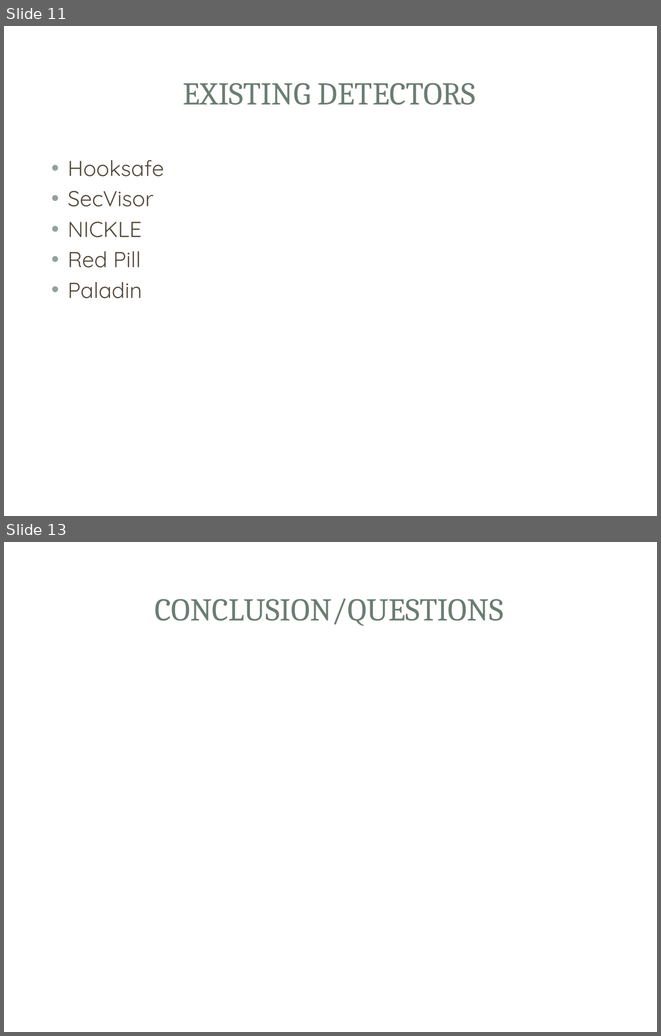
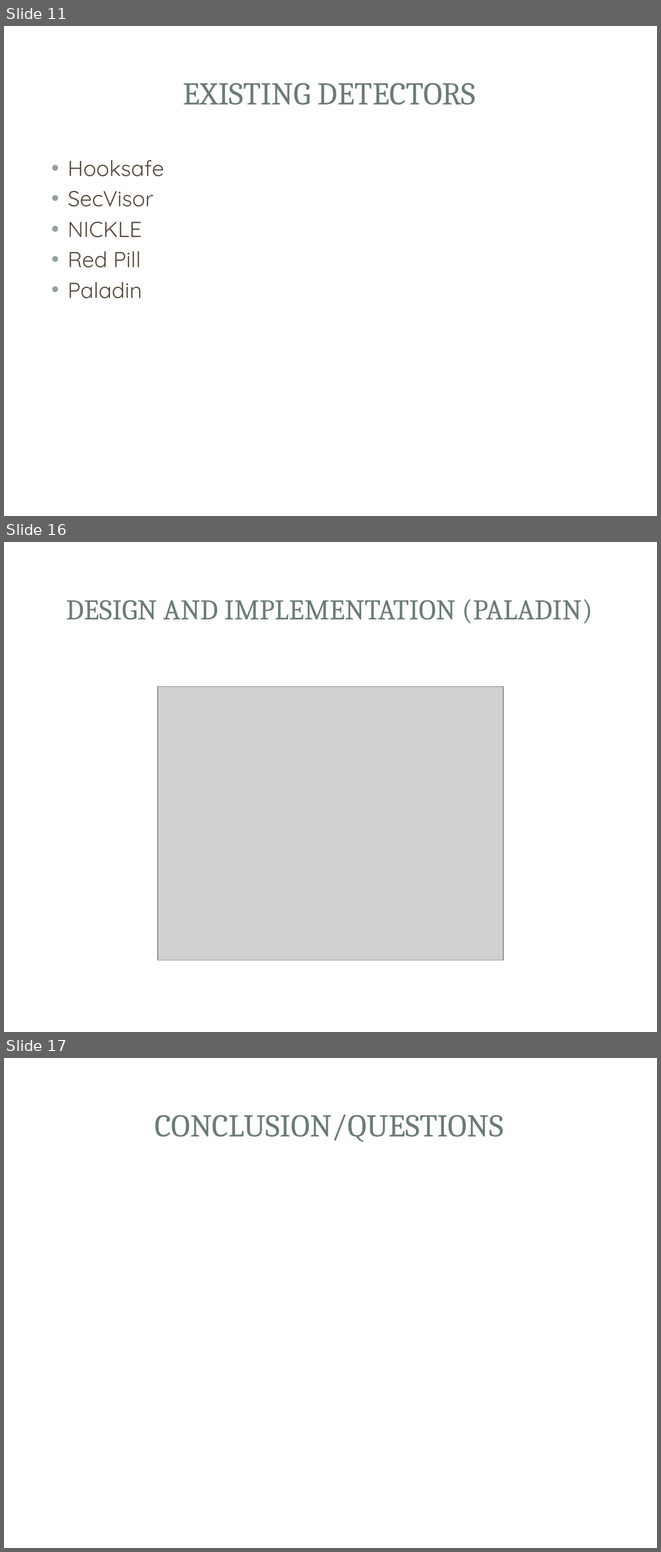
Before and after one commit to mjmalkowski11023/Computer-Security-2013, a slide deck: VMBR_Presentation.pptx. Shown one above the other, each under a label of ours: slides 11 and 13 before the commit, slides 11, 16 and 17 after it; the slides between them are not shown. The pictures are 661x1036 and 661x1552 pixels, drawn with LibreOffice and Linux fonts; fonts in the diff are those of the drawing; grey boxes stand for pictures; background and template pictures are left out. Boxes give left, top, right and bottom in pixels: in the first picture for what was removed or moved away, otherwise in the second. Text is boxed around its words. In the diff, an @@ line names an element or a change of style, - is before the commit and + after.

Commit message:
added paladin section

```diff
--- a/VMBR_Presentation.pptx
+++ b/VMBR_Presentation.pptx
@@ slide 16 added at box(4, 542, 657, 1032), background picture (left out); not listed: 3 template elements that a slide beside it also shows @@
@@ title added at box(66, 599, 593, 624), 31.5 pt, text #6B7D72 @@
+DESIGN AND IMPLEMENTATION (PALADIN)
@@ picture added at box(158, 686, 503, 960) @@
@@ what was slide 13 is now slide 17 @@
```
Also in this commit, not shown: 1 slide changed, 3 other slides added.
